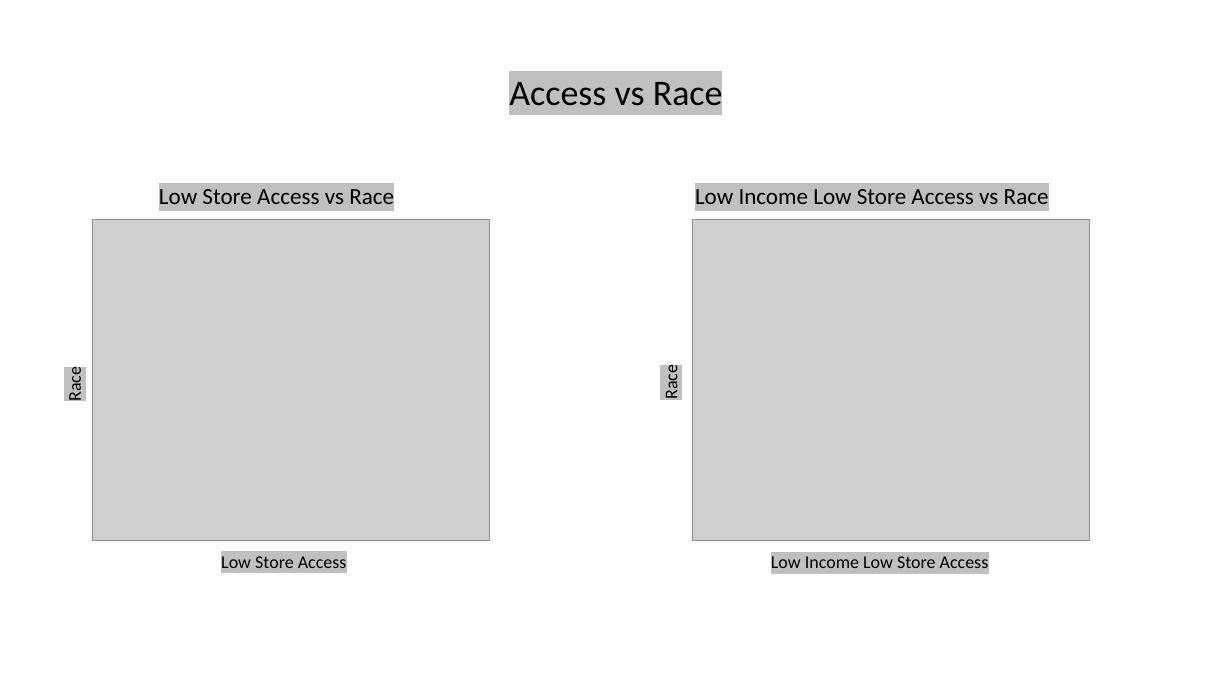
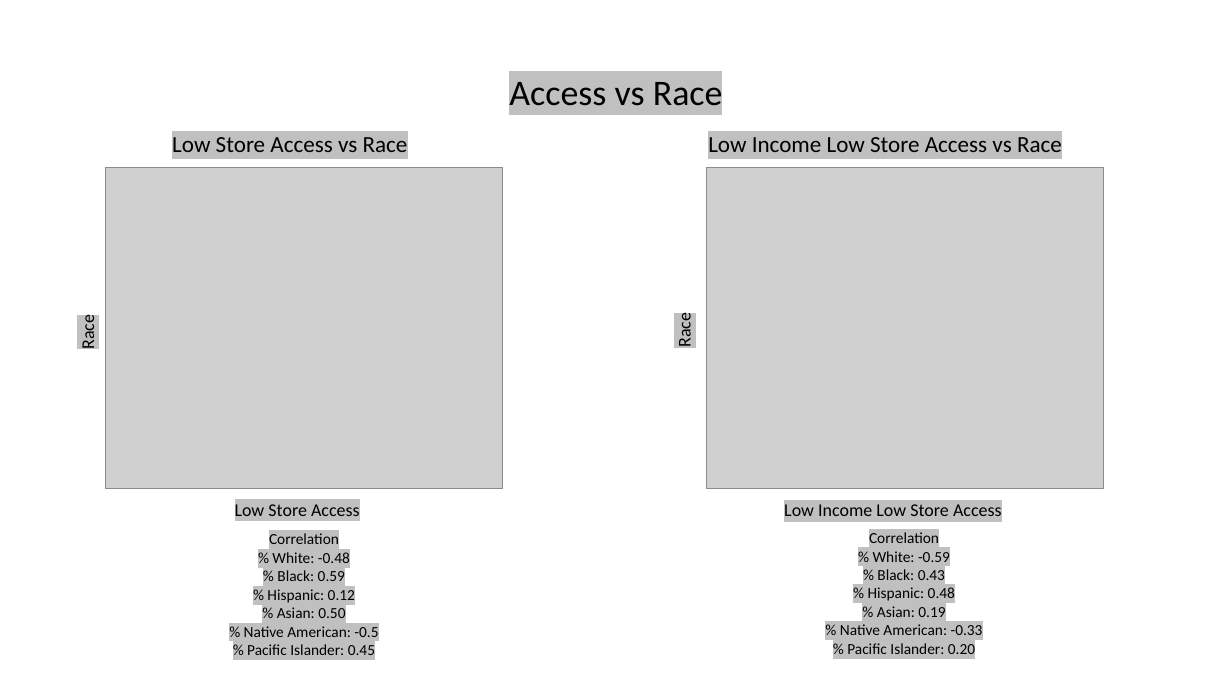
Before and after one commit to PsCushman/food-deserts-ca, a slide deck: slide 19 of Food Banks in Northern California.pptx. Drawn at 1232x693 pixels with LibreOffice and Linux fonts; fonts in the diff are those of the drawing; grey boxes stand for pictures; background and template pictures are left out. Boxes give left, top, right and bottom in pixels: in the first picture for what was removed or moved away, otherwise in the second. Text is boxed around its words. In the diff, an @@ line names an element or a change of style, - is before the commit and + after.

```diff
--- a/Food Banks in Northern California.pptx
+++ b/Food Banks in Northern California.pptx
@@ 6 texts, 2 pictures: place and size @@
-6 texts, 2 pictures at <box>64,189,1091,568</box>
+6 texts, 2 pictures at <box>77,137,1104,516</box>
@@ text added at <box>244,533,378,655</box>, 12 pt, text #000000 @@
+Correlation
+% White: -0.48
+% Black: 0.59
+% Hispanic: 0.12
+% Asian: 0.50
+% Native American: -0.5
+% Pacific Islander: 0.45
@@ text added at <box>840,532,983,654</box>, 12 pt, text #000000 @@
+Correlation
+% White: -0.59
+% Black: 0.43
+% Hispanic: 0.48
+% Asian: 0.19
+% Native American: -0.33
+% Pacific Islander: 0.20
```
Also in this commit, not shown: 2 other slides changed.
